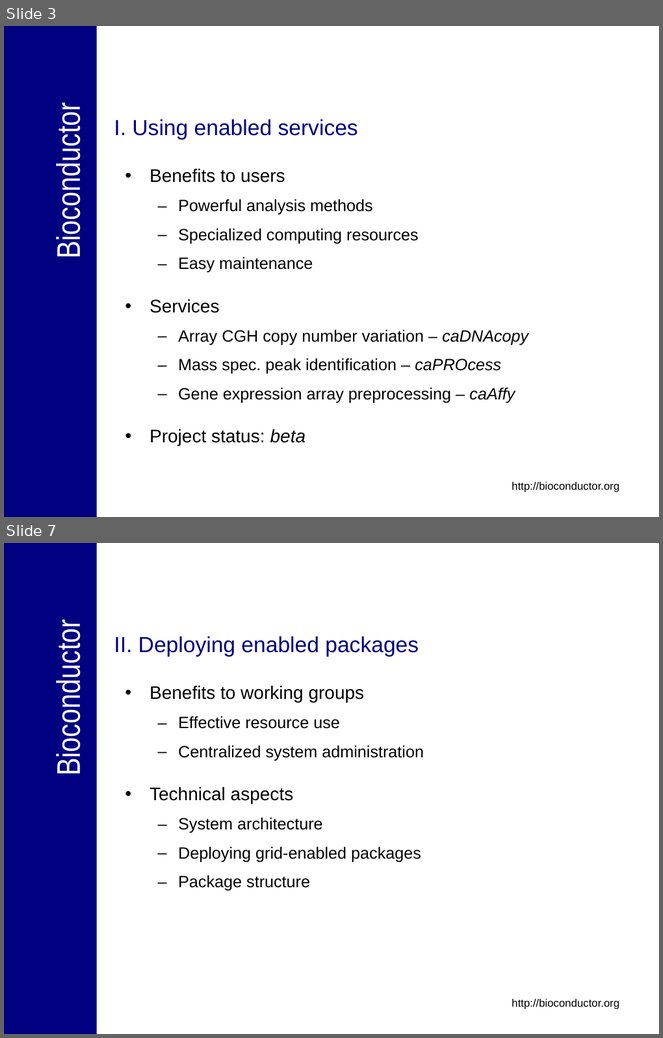
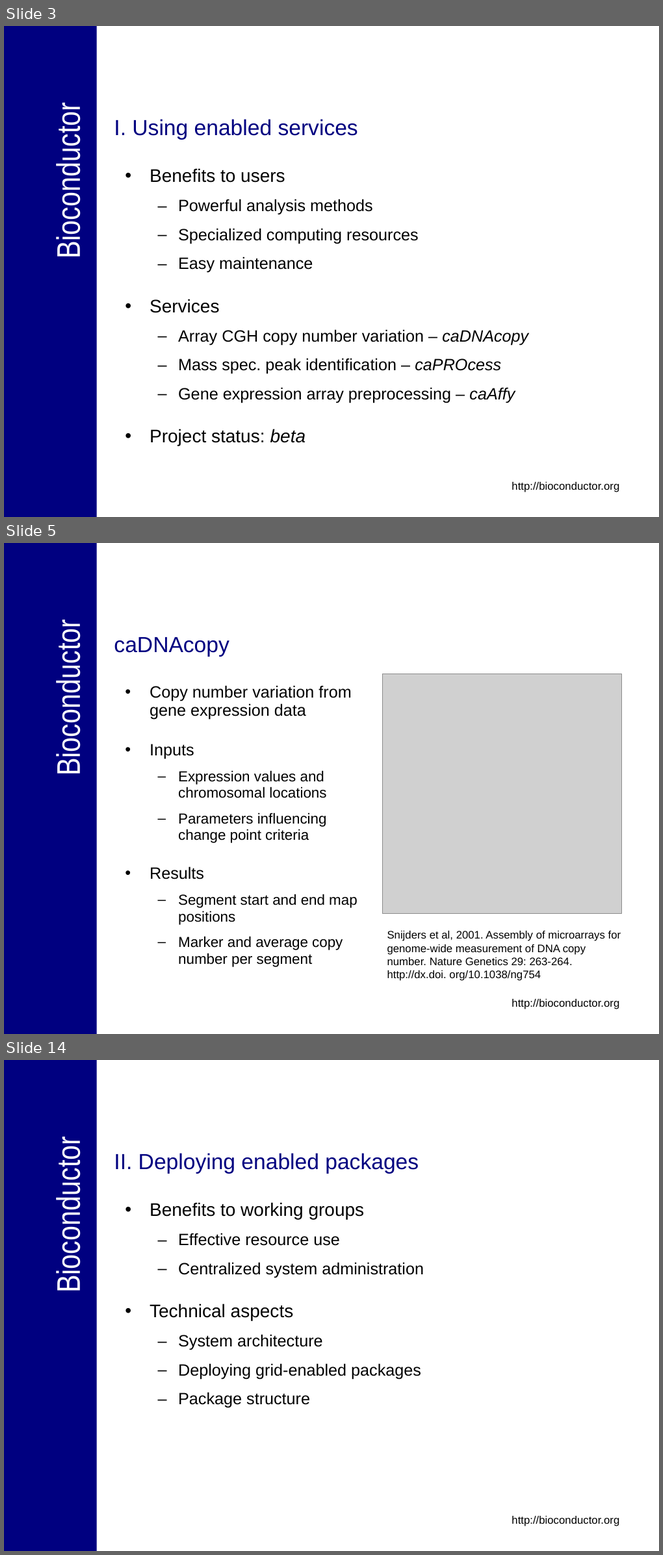
Before and after one commit to NCIP/bioconductor, a slide deck: bioconductor/Presentations/caBIG_Annual_Meeting_2007_Tech_Demo.ppt. Shown one above the other, each under a label of ours: slides 3 and 7 before the commit, slides 3, 5 and 14 after it; the slides between them are not shown. The pictures are 663x1038 and 663x1555 pixels, drawn with LibreOffice and Linux fonts; fonts in the diff are those of the drawing; grey boxes stand for pictures; background and template pictures are left out. Boxes give left, top, right and bottom in pixels: in the first picture for what was removed or moved away, otherwise in the second. Text is boxed around its words. In the diff, an @@ line names an element or a change of style, - is before the commit and + after.

```diff
--- a/bioconductor/Presentations/caBIG_Annual_Meeting_2007_Tech_Demo.ppt
+++ b/bioconductor/Presentations/caBIG_Annual_Meeting_2007_Tech_Demo.ppt
@@ slide 5 added at bbox=[4, 543, 659, 1034], background #FFFFFF; not listed: 3 template elements that a slide beside it also shows @@
@@ title added at bbox=[114, 637, 229, 657], 24 pt, text #000080 @@
+caDNAcopy
@@ picture added at bbox=[383, 674, 623, 914] @@
@@ text added at bbox=[150, 685, 357, 967], 16 pt, text #000000 @@
+• Copy number variation from gene expression data
+• Inputs
+  – Expression values and chromosomal locations
+  – Parameters influencing change point criteria
+• Results
+  – Segment start and end map positions
+  – Marker and average copy number per segment
@@ text added at bbox=[388, 931, 622, 981], 12 pt, text #000000 @@
+Snijders et al, 2001. Assembly of microarrays for genome-wide measurement of DNA copy number. Nature Genetics 29: 263-264. http://dx.doi. org/10.1038/ng754
@@ what was slide 7 is now slide 14 @@
```
Also in this commit, not shown: 1 slide changed, 9 other slides added, 3 slides removed.
